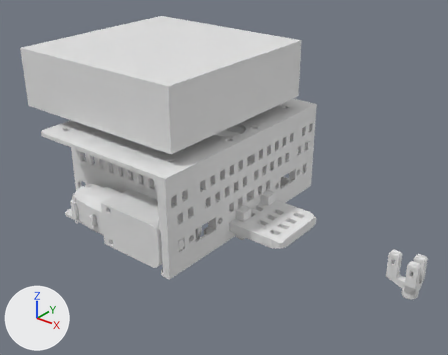
One commit to the Blender file 0.1.2.blend: the scene before it, then after it.
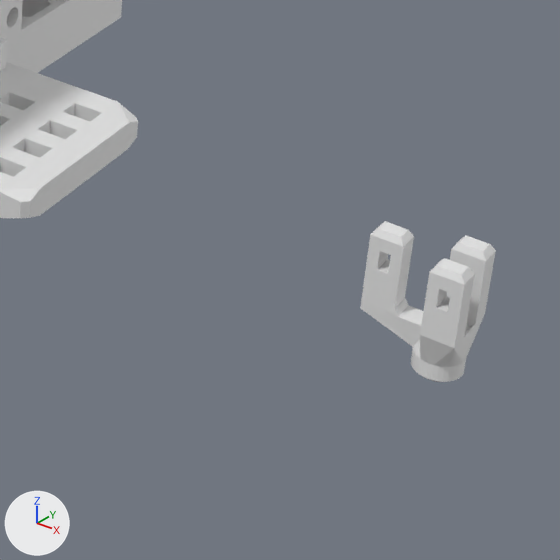
Each version appears first whole from a 50 mm lens placed at (162.8, -224.7, 162.2), pointed at (-10.8, -7.7, 27.7), and next in a close-up on the part from 61% to 100% of the width and 51% to 100% of the height. Every picture has the same lights, and +X, +Y and +Z are marked at lower left.

In view in the first close-up: 'draw panel', 'frame', 'front castor'.
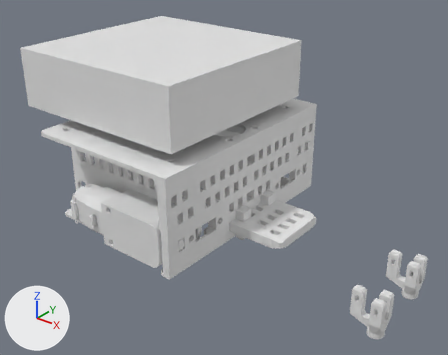
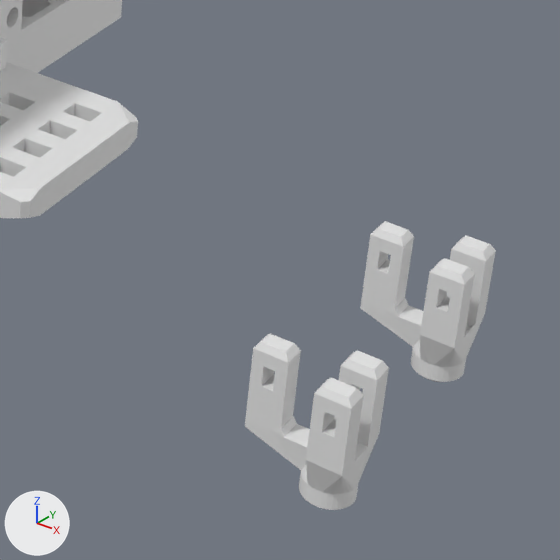
Changed parts and their boxes [x1, y1, x2, y2] in the close-ups (560 x 560 px):
'front castor 2', added: after [245, 333, 389, 510]

Diff of the bpy script that builds the scene:
```diff
--- a/0.1.2.blend.py
+++ b/0.1.2.blend.py
@@ me_front_castor2 @@
+me_front_castor2.from_pydata(...)  # 287 vertices, 336 faces; spans x -12.4..2.4, y -15.9..4.0, z -8.6..1.7
@@ ob_front_castor_2 @@
+ob_front_castor_2 = bpy.data.objects.new('front castor 2', me_front_castor2)
+ob_front_castor_2.location = (88.3, -36.5, 12.0)
+ob_front_castor_2.rotation_euler = (1.571, 0.0, 0.0)  # degrees (90, 0, 0)
```
